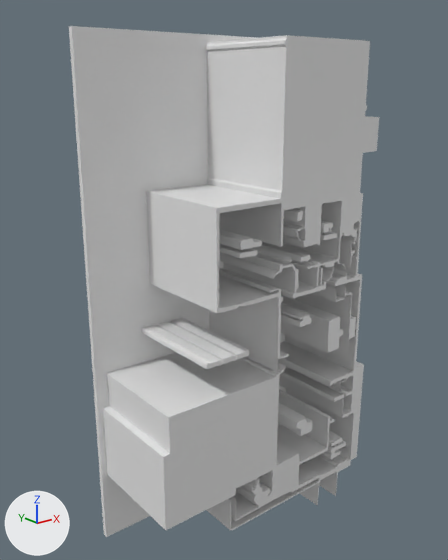
The glTF model version one/out_3d/76_8.glb: old version first, new version second.
Before and after are seen from a 50 mm camera at (-6.77, -14.13, 12.62) aimed at (4.04, -0.61, 7.22). The lights are fixed; the arrows at lower left show +X, +Y and +Z. Where no turn or scale is listed for an object, it has been applied to the vertices.

In view in the first picture: 'geometry_0'.
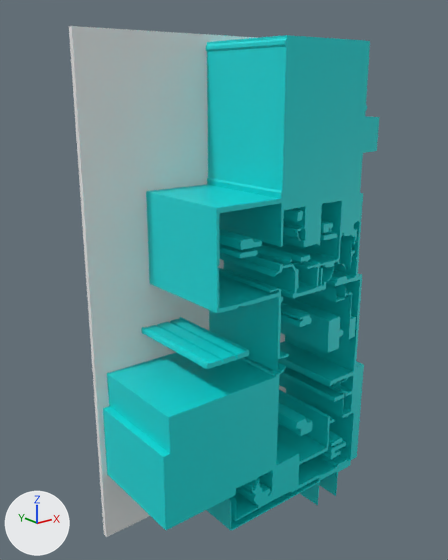
Location of each change, (x1, y1, x2, y2) in pixels of the pictures (448 x 560 px; the box of a moved part takes in the faces that stretch with it):
part 1 of me_geometry_0, moved or reshaped: before (220, 211, 350, 359); after (220, 211, 357, 352)
part 2 of me_geometry_0, moved or reshaped: before (278, 419, 307, 436); after (278, 420, 311, 436)
part 3 of me_geometry_0, recoloured (grey to cyan): (82, 32, 380, 530) in both

Edits to the bpy script that builds the scene:
```text
Add mat_defaultmaterial:
    mat_defaultmaterial = bpy.data.materials.new('DefaultMaterial')
    mat_defaultmaterial.use_nodes = True; mat_defaultmaterial.node_tree.nodes.clear()
    _N = mat_defaultmaterial.node_tree.nodes; _L = mat_defaultmaterial.node_tree.links
    n0 = _N.new('ShaderNodeOutputMaterial'); n0.name = 'Material Output'
    n1 = _N.new('ShaderNodeBsdfPrincipled'); n1.name = 'Principled BSDF'
    n2 = _N.new('ShaderNodeVertexColor'); n2.name = 'Color Attribute'
    _L.new(n1.outputs[0], n0.inputs[0])  # 'BSDF' to 'Surface'
    _L.new(n2.outputs[0], n1.inputs[0])  # 'Color' to 'Base Color'
Change me_geometry_0:
    used by ob_geometry_0; location = (0.0, 0.0, 0.0)
    remove me_geometry_0.from_pydata(...)  # 1044 vertices, 2004 faces; spans x 0.0..10.23, y -3.15..0.0, z 0.0..13.91
    add me_geometry_0.from_pydata(...)  # 1042 vertices, 2000 faces; spans x 0.0..10.23, y -3.15..0.0, z 0.0..13.91
    me_geometry_0 part 1: 6 vertices moved from x 4.47..6.44, y -3.15..-0.15, z 7.38..7.59 to x 4.48..6.46, y -3.15..-0.15, z 7.37..7.48; 10 vertices removed from x 3.6..6.75, y -3.15..-0.15, z 4.83..9.56; 8 vertices added at x 3.65..6.75, y -3.15..-0.15, z 5.05..9.54
    me_geometry_0 part 2: 6 vertices removed from x 4.68..4.84, y -3.15..-0.15, z 3.19..3.29; 6 vertices added at x 4.69..4.84, y -3.15..-0.15, z 3.21..3.29
    me_geometry_0 part 3: 1380 faces spanning x 0.0..10.23, y -3.15..0.0, z 0.0..13.91 switch from no material to mat_defaultmaterial
```
